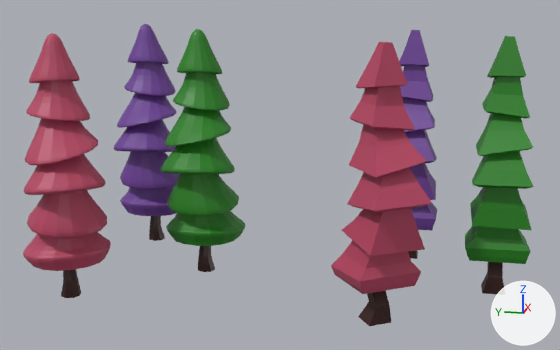
The FBX model CRIA MUNDO - Teste/Assets/GAME/Sprites/Construções/PROPS/Pinheirinhos.fbx, before and after one commit.
Camera for both pictures: a 50 mm camera at (-32.0, -9.8, 12.7) aimed at (-0.6, -3.5, 4.8). Arrows for +X, +Y and +Z are at lower right; the lights stay in place. Where no turn or scale is listed for an object, it has been applied to the vertices.

The older version as bpy lines, for what is in view:
```python
ob_cube_002 = bpy.data.objects.new('Cube.002', me_mesh_002)
ob_cube_002.location = (3.74, 3.72, 2.74)
ob_cube_003 = bpy.data.objects.new('Cube.003', me_mesh_003)
ob_cube_003.location = (3.74, 3.72, 1.74)
ob_cube_004 = bpy.data.objects.new('Cube.004', me_mesh_004)
ob_cube_004.location = (-4.0, 4.72, 2.74)
ob_cube_005 = bpy.data.objects.new('Cube.005', me_mesh_005)
ob_cube_005.location = (-4.0, 4.72, 1.74)
ob_cube_006 = bpy.data.objects.new('Cube.006', me_cube_006)
ob_cube_006.location = (0.0, -12.59, 2.74)
ob_cube_008 = bpy.data.objects.new('Cube.008', me_cube_008)
ob_cube_008.location = (3.74, -8.86, 2.74)
ob_cube_009 = bpy.data.objects.new('Cube.009', me_cube_009)
ob_cube_009.location = (3.74, -8.86, 1.74)
ob_cube_010 = bpy.data.objects.new('Cube.010', me_cube_012)
ob_cube_010.location = (-4.0, -7.87, 2.74)
ob_cube_011 = bpy.data.objects.new('Cube.011', me_cube_011)
ob_cube_011.location = (-4.0, -7.87, 1.74)
# also in view: 'Cube' at (-0.3, 0.0, 6.2); 'Cube.007' at (-0.1, -12.6, 1.5)
```
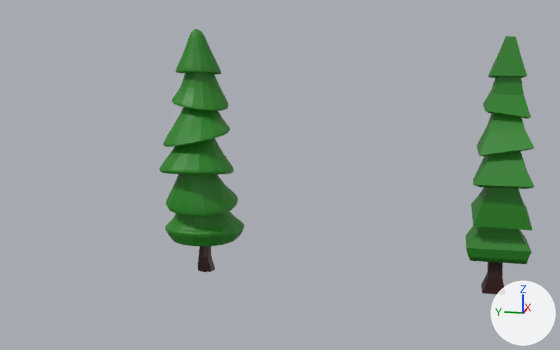
Where the change shows, as pixel boxes (x1, y1, x2, y2) in the pictures (560 x 350 px):
'Cube.010', deleted
    before: (331, 42, 432, 294)
'Cube.004', deleted
    before: (23, 33, 111, 271)
'Cube', moved
    before: (161, 29, 245, 246)
    after: (159, 29, 244, 247)
'Cube.006', moved
    both: (465, 36, 534, 264)
'Cube.002', deleted (purple)
    before: (114, 24, 179, 216)
'Cube.008', deleted (purple)
    before: (399, 30, 437, 231)
'Cube.011', deleted
    before: (358, 291, 391, 326)
'Cube.005', deleted
    before: (61, 269, 81, 298)
'Cube.003', deleted
    before: (149, 216, 165, 241)
'Cube.009', deleted
    before: (408, 250, 418, 259)

The edits, one by one:
Object 'Cube.002' (ob_cube_002) is deleted.
Object 'Cube.011' (ob_cube_011) is deleted.
Object 'Cube.006' (ob_cube_006) moves from (0.0, -12.59, 2.74) to (-0.02, -12.62, 2.74).
Object 'Cube.010' (ob_cube_010) is deleted.
Object 'Cube.004' (ob_cube_004) is deleted.
Object 'Cube.009' (ob_cube_009) is deleted.
Object 'Cube.003' (ob_cube_003) is deleted.
Object 'Cube.005' (ob_cube_005) is deleted.
Object 'Cube' (ob_cube) moves from (0.0, 0.0, 2.74) to (-0.1, 0.02, 2.74).
Object 'Cube.008' (ob_cube_008) is deleted.
